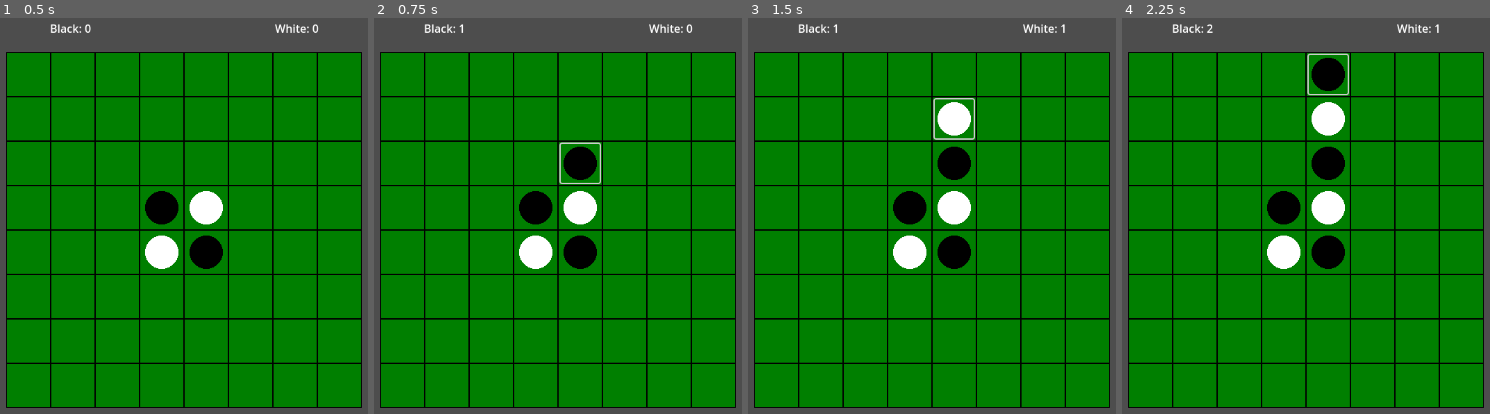
Above: before the commit, frames 1-4 (left to right).
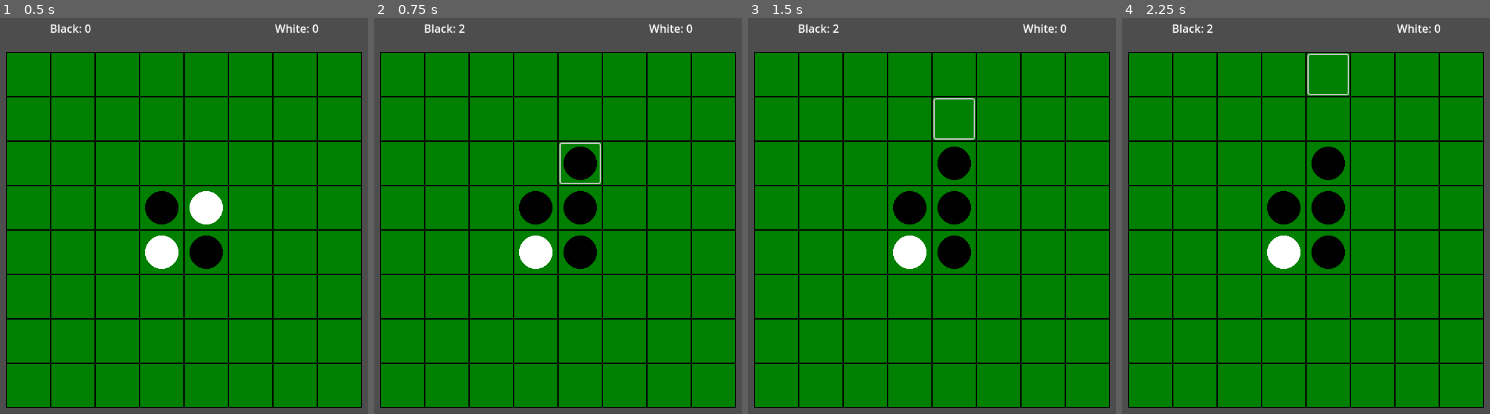
Above: after the commit, the same moments.

Repository: phrasmotica/othello
Game: Godot game, scene res://scenes/game.tscn
The game is run twice, just before and just after one commit, with the same random seed, the same clock (stepped at 60 frames per second) and the same inputs.
Inputs (mouse positions are in pixels of both pictures, inside the frame that each line leads up to):
- Up to frame 1 (0.5 s): no input
- Up to frame 2 (0.75 s): click (580, 164) at 0.52 s
- Up to frame 3 (1.5 s): click (954, 117) at 1.27 s
- Up to frame 4 (2.25 s): click (1328, 73) at 2.02 s

Frame 1 is identical in both runs. In frame 2, 0.6% of the frame differs, in the area x 23-61%, y 1-53%; in frame 3, 1.3%; in frame 4, 1.9%, in the area x 51-87%, y 1-53%.

Commit message:
Implement algorithm for flipping the appropriate counters once a counter is placed. Pass to the other player once this is done

Diff:
--- a/scenes/board.tscn
+++ b/scenes/board.tscn
@@ -140,7 +140,6 @@
 [node name="Cell20" parent="CellsManager" instance=ExtResource("1_52xkg")]
 position = Vector2(256, 128)
 index = 20
-cannot_place = true
 
 [node name="Cell21" parent="CellsManager" instance=ExtResource("1_52xkg")]
 position = Vector2(320, 128)
@@ -187,7 +186,6 @@
 [node name="Cell29" parent="CellsManager" instance=ExtResource("1_52xkg")]
 position = Vector2(320, 192)
 index = 29
-cannot_place = true
 
 [node name="Cell30" parent="CellsManager" instance=ExtResource("1_52xkg")]
 position = Vector2(384, 192)
@@ -212,7 +210,6 @@
 [node name="Cell34" parent="CellsManager" instance=ExtResource("1_52xkg")]
 position = Vector2(128, 256)
 index = 34
-cannot_place = true
 
 [node name="Cell35" parent="CellsManager" instance=ExtResource("1_52xkg")]
 position = Vector2(192, 256)
@@ -259,7 +256,6 @@
 [node name="Cell43" parent="CellsManager" instance=ExtResource("1_52xkg")]
 position = Vector2(192, 320)
 index = 43
-cannot_place = true
 
 [node name="Cell44" parent="CellsManager" instance=ExtResource("1_52xkg")]
 position = Vector2(256, 320)
--- a/scripts/board.gd
+++ b/scripts/board.gd
@@ -38,7 +38,8 @@
 
 func _ready() -> void:
 	if not Engine.is_editor_hint():
-		board_state.score_changed.connect(_handle_score_changed)
+		board_state.score_changed.connect(score_changed.emit)
+		board_creator.turn_ended.connect(_handle_turn_ended)
 
 	_refresh()
 
@@ -46,12 +47,9 @@
 	if board_creator:
 		board_creator.render_board(size, self)
 
-func _handle_score_changed(black_score: int, white_score: int) -> void:
-	if (black_score + white_score) % 2 == 0:
-		_next_turn_colour = starting_colour
-	else:
-		_next_turn_colour = ((starting_colour + 1) % 2) as BoardCell.CounterType
+func _handle_turn_ended() -> void:
+	_next_turn_colour = ((_next_turn_colour + 1) % 2) as BoardCell.CounterType
+
+	print("Turn ended, now it's %d turn" % _next_turn_colour)
 
 	board_creator.set_next_colour(_next_turn_colour)
-
-	score_changed.emit(black_score, white_score)
--- a/scripts/board_cell.gd
+++ b/scripts/board_cell.gd
@@ -9,7 +9,6 @@
 	set(value):
 		if counter_presence != value:
 			counter_presence = value
-			counter_changed.emit(counter_presence)
 
 			_refresh()
 
@@ -57,7 +56,12 @@
 @onready
 var index_label: Label = %IndexLabel
 
+## Signal to emit when a player places a counter in this cell.
 signal counter_changed(presence: CounterPresence)
+
+## Signal to emit when a cell's counter is flipped after a player has placed a
+## counter elsewhere.
+signal counter_flipped(presence: CounterPresence)
 
 func _ready() -> void:
 	if not Engine.is_editor_hint():
@@ -69,6 +73,18 @@
 
 	_handle_mouse_exited()
 	_refresh()
+
+func flip_counter() -> void:
+	if counter_presence == CounterPresence.NONE:
+		return
+
+	if counter_presence == CounterPresence.BLACK:
+		counter_presence = CounterPresence.WHITE
+		counter_flipped.emit(counter_presence)
+
+	elif counter_presence == CounterPresence.WHITE:
+		counter_presence = CounterPresence.BLACK
+		counter_flipped.emit(counter_presence)
 
 func _handle_toggled_debug_mode(is_debug: bool) -> void:
 	debug_mode = is_debug
@@ -112,5 +128,6 @@
 		return
 
 	counter_presence = next_colour as CounterPresence
+	counter_changed.emit(counter_presence)
 
 	counter_preview.hide()
--- a/scripts/board_creator.gd
+++ b/scripts/board_creator.gd
@@ -20,6 +20,11 @@
 const CELL_SPRITE_SIZE: int = 64
 
 signal cell_counter_changed(index: int, type: BoardCell.CounterPresence)
+signal turn_ended
+
+func _ready() -> void:
+	if ray_calculator:
+		ray_calculator.requested_flips.connect(_handle_requested_flips)
 
 func set_next_colour(type: BoardCell.CounterType) -> void:
 	for idx in cells_manager.count():
@@ -65,7 +70,13 @@
 		if current_cell.counter_changed.get_connections().size() <= 0:
 			current_cell.counter_changed.connect(
 				func(type: BoardCell.CounterPresence) -> void:
-					cell_counter_changed.emit(idx, type)
+					_handle_counter_changed(idx, type, true)
+			)
+
+		if current_cell.counter_flipped.get_connections().size() <= 0:
+			current_cell.counter_flipped.connect(
+				func(type: BoardCell.CounterPresence) -> void:
+					_handle_counter_changed(idx, type, false)
 			)
 
 	var remaining_cells := child_cells.slice(size.x * size.y)
@@ -74,6 +85,12 @@
 
 	# check place-ability now that we have all of the cells
 	placement_calculator.refresh()
+
+func _handle_counter_changed(idx: int, type: BoardCell.CounterPresence, compute_flips: bool) -> void:
+	cell_counter_changed.emit(idx, type)
+
+	if compute_flips and ray_calculator:
+		ray_calculator.compute_flips(idx)
 
 func get_default_counter(size: Vector2i, x_pos: int, y_pos: int) -> BoardCell.CounterPresence:
 	var half_x := int(float(size.x) / 2)
@@ -87,3 +104,10 @@
 		return BoardCell.CounterPresence.BLACK
 
 	return BoardCell.CounterPresence.NONE
+
+func _handle_requested_flips(indexes: Array[int]) -> void:
+	for i in indexes:
+		var cell := cells_manager.get_cell(i)
+		cell.flip_counter()
+
+	turn_ended.emit()
--- a/scripts/ray_calculator.gd
+++ b/scripts/ray_calculator.gd
@@ -15,6 +15,8 @@
 	BoardCell.CounterType.BLACK: _regex_b,
 	BoardCell.CounterType.WHITE: _regex_w,
 }
+
+signal requested_flips(indexes: Array[int])
 
 func _ready() -> void:
 	_regex_b.compile("^1+0")
@@ -46,6 +48,64 @@
 			result.append(s)
 
 	return result
+
+func compute_flips(idx: int) -> void:
+	var cell := cells_manager.get_cell(idx)
+
+	var indexes: Array[int] = []
+
+	var pos := _get_idx_as_pos(idx)
+
+	var offsets: Array[Vector2i] = [
+		Vector2i(0, -1),
+		Vector2i(1, -1),
+		Vector2i(1, 0),
+		Vector2i(1, 1),
+		Vector2i(0, 1),
+		Vector2i(-1, 1),
+		Vector2i(-1, 0),
+		Vector2i(-1, -1),
+	]
+
+	# use counter presence as the key here, because that's the colour that
+	# has already been put into the cell
+	var regex: RegEx = _placement_checkers[cell.counter_presence]
+
+	for o in offsets:
+		var encoded_ray_cells := _encode_ray_cells(pos, o.x, o.y)
+		# print(encoded_ray_cells)
+
+		var search := regex.search(encoded_ray_cells)
+		if search:
+			var ray_cells := _compute_ray_cells(pos, o.x, o.y)
+
+			var search_length := search.get_end() - search.get_start()
+
+			# we use search_length - 1 because we don't need to flip the last
+			# counter in the sequence
+			ray_cells = ray_cells.slice(0, search_length - 1)
+
+			print(ray_cells)
+
+			indexes.append_array(ray_cells)
+
+	if indexes.size() > 0:
+		requested_flips.emit(indexes)
+
+func _compute_ray_cells(pos: Vector2i, offset_x: int, offset_y: int) -> Array[int]:
+	var indexes: Array[int] = []
+
+	var next_x_pos := pos.x + offset_x
+	var next_y_pos := pos.y + offset_y
+
+	while cells_manager.cell_exists(next_x_pos, next_y_pos):
+		var idx := _get_pos_as_idx(Vector2i(next_x_pos, next_y_pos))
+		indexes.append(idx)
+
+		next_x_pos += offset_x
+		next_y_pos += offset_y
+
+	return indexes
 
 func _encode_ray_cells(pos: Vector2i, offset_x: int, offset_y: int) -> String:
 	var result := ""
